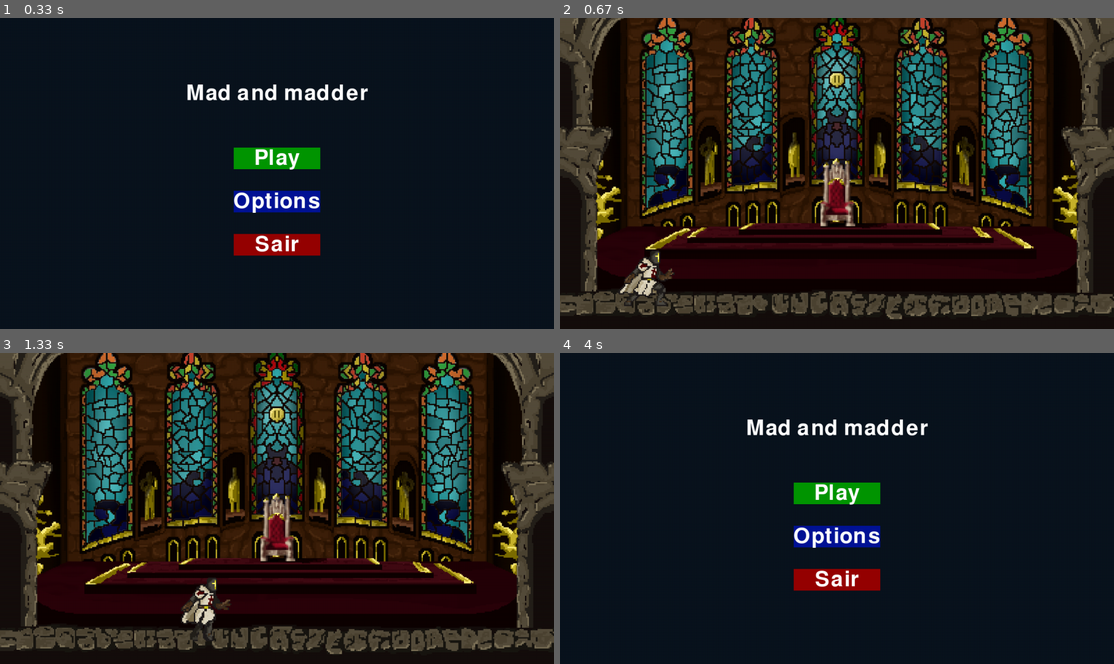
Above: before the commit, frames 1-4 (two rows, left to right).
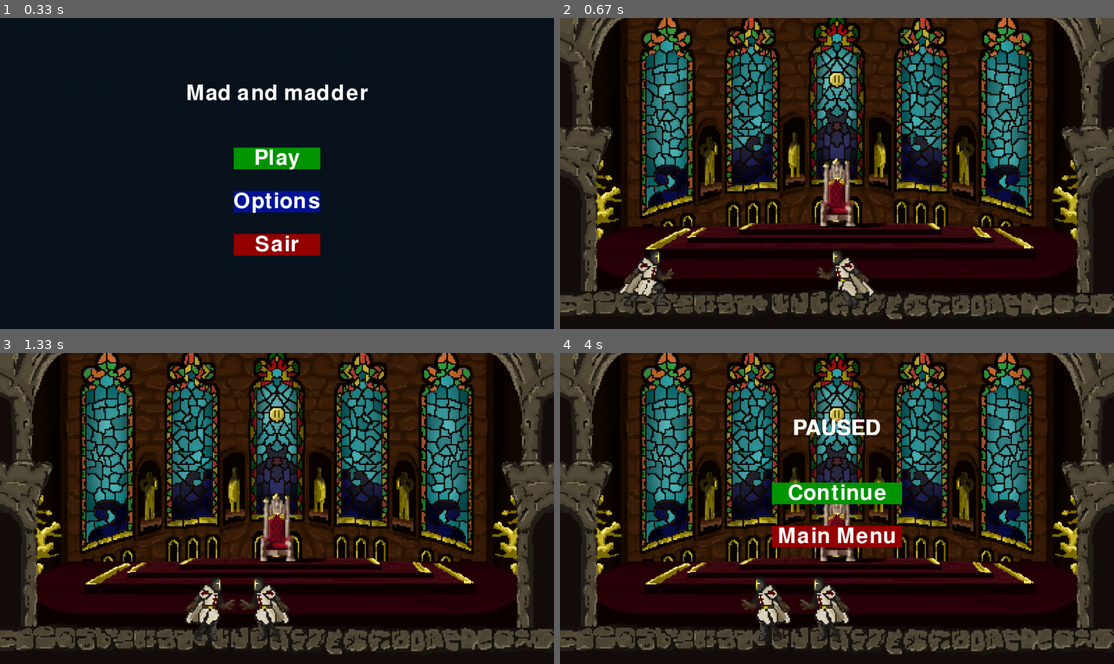
Above: after the commit, the same moments.

Repository: edudolivs/Pygame_IP
Game: pygame game, started from main.py
Same seed, same stepped clock (60 frames per second), same inputs: the game is played once before the commit and once after it.
Inputs (mouse positions are in pixels of both pictures, inside the frame that each line leads up to):
- Up to frame 1 (0.33 s): no input
- Up to frame 2 (0.67 s): click "Play" at 0.38 s
- Up to frame 3 (1.33 s): hold K 0.67-1.13 s; hold D 0.67-1.13 s; hold D from 1.17 s (still down); tap J at 1.23 s
- Up to frame 4 (4 s): tap J at 1.53, 1.73, 2.07, 2.37, 2.57, 2.87, 3.13, 3.43, 3.57 s; release D at 1.63 s; hold W 1.67-1.97 s; hold D 2-2.47 s; tap K at 2.15, 3.65 s; hold A 2.5-3.03 s; hold A 3.07-3.47 s; hold Esc 3.5-3.87 s; hold W 3.5-3.87 s; click (903, 536) at 3.95 s

Frame 1 is identical in both runs. In frame 2, 0.7% of the frame differs, in the area x 46-57%, y 74-93%; in frame 3, 1.6%; in frame 4, 83%, in the area x 0-100%, y 0-97%.

Commit message:
Add boss basic movement.

Diff:
--- a/main.py
+++ b/main.py
@@ -1,59 +1,56 @@
 import pygame
-import random
-from scripts import entity, util, menu
+from scripts import entity, util,action, menu
 
 def game_loop(screen, clock, ASSETS):
-    player = entity.get_player(ASSETS, (100, 475), (64, 64))
-    movement = [False, False]
-    running = True
+    player = entity.get_player(ASSETS, (100, 475), (192, 192))
+    boss = entity.get_boss(ASSETS, (600, 475), (192, 192))
 
-    while running:
+    choice = 'play'
+    while choice == 'play':
 
         screen.blit(ASSETS["imgs"]['environment']['background'], (0,0))
         screen.blit(ASSETS["imgs"]['environment']['floor'], (0, 0))
 
-        entity.update_player(player, (movement[1] - movement[0], 0))
-        entity.render_entity(player, screen)
+        entity.update_boss(boss, player)
+        entity.update_player(player)
+
+        entity.render_entity(boss, screen)
+        entity.render_player(player, screen)
 
         for event in pygame.event.get():
             if event.type == pygame.QUIT:
-                running = False
+                choice = 'quit'
 
-                quit()
             if event.type == pygame.KEYDOWN:
                 if event.key == pygame.K_a:
-                    movement[0] = True
+                    player['mov'][0] = True
                 if event.key == pygame.K_d:
-
-                    movement[1] = True
+                    player['mov'][1] = True
                 if event.key == pygame.K_w and player['on_ground']:
-                    entity.jump(player)
+                    action.jump(player)
                 if event.key == pygame.K_j and player['on_ground']:
-                    entity.attk(player)
+                    action.attk(player)
                 if event.key == pygame.K_k and player['on_ground']:
-                    entity.roll(player)
+                    action.roll(player)
                 if event.key == pygame.K_l and player['on_ground']:
-                    entity.pray(player)
+                    action.pray(player)
 
                 if event.key == pygame.K_ESCAPE:
+                    player['mov'] = [0,0]
                     choice = menu.pause_menu(screen, clock)
-                    if choice == "main_menu":
-                        return "main_menu"
-                    if choice == "quit_game":
-                        return "quit"
 
             if event.type == pygame.KEYUP:
                 if event.key == pygame.K_a:
-                    movement[0] = False
+                    player['mov'][0] = False
                 if event.key == pygame.K_d:
-                    movement[1] = False
+                    player['mov'][1] = False
                 if event.key == pygame.K_l and player['action'] == 'pray':
                     player['action'] = 'idle'
 
         pygame.display.flip()
         clock.tick(30)
 
-    return "main_menu"
+    return choice
 
 def main():
     pygame.init()
@@ -67,12 +64,18 @@
                 'background': pygame.image.load('data/imgs/environment/background.png')
             },
             'player':{
-                'walk': (util.list_frames('player', 'walk'), 5, True),
-                'idle': (util.list_frames('player', 'idle'), 5, True),
-                'jump': (util.list_frames('player', 'jump'), 5, True),
-                'roll': (util.list_frames('player', 'roll'), 3, False),
-                'attk': (util.list_frames('player', 'attk'), 10, False),
-                'pray': (util.list_frames('player', 'pray'), 30, False)
+                'walk': (util.list_frames('player', 'walk'), 5, None),
+                'idle': (util.list_frames('player', 'idle'), 5, None),
+                'jump': (util.list_frames('player', 'jump'), 5, None),
+                'roll': (util.list_frames('player', 'roll'), 3, action.idle),
+                'attk': (util.list_frames('player', 'attk'), 10, action.idle),
+                'pray': (util.list_frames('player', 'pray'), 30, action.end_pray)
+            },
+            'boss':{
+                'walk': (util.list_frames('boss', 'walk'), 10, action.idle),
+                'idle': (util.list_frames('boss', 'idle'), 5, action.idle),
+                'attk': (util.list_frames('player', 'attk'), 30, action.boss_attk),
+                'cool': (util.list_frames('player', 'pray'), 30, action.idle),
             },
             "window": {
                 "icon": pygame.image.load("data/imgs/window/icon.png")
@@ -93,7 +96,7 @@
         choice = menu.main_menu(screen, clock)
 
         if choice == 'play':
-            game_loop(screen, clock, ASSETS)
+            choice = game_loop(screen, clock, ASSETS)
 
         if choice == 'options':
             pass
--- /dev/null
+++ b/scripts/action.py
@@ -0,0 +1,37 @@
+import pygame
+import random
+
+
+def idle(entity):
+    entity['action'] = 'idle'
+    entity['vel'] = [0, 0]
+
+def jump(entity):
+    entity['on_ground'] = False
+    entity['action'] = 'jump'
+    entity['vel'][1] = -50
+
+
+def attk(entity):
+    entity['on_ground'] = False
+    entity['blessed'] = False
+    entity['action'] = 'attk'
+
+def roll(entity):
+    entity['on_ground'] = False
+    entity['action'] = 'roll'
+
+def pray(entity):
+    entity['on_ground'] = False
+    entity['action'] = 'pray'
+
+def end_pray(entity):
+    entity['blessed'] = True
+
+def boss_attk(boss):
+    boss['attk_count'] = boss['attk_count'] - 1
+    if boss['attk_count'] == 0:
+        boss['action'] = 'cool'
+        boss['attk_count'] = random.randint(5,8)
+    else:
+        idle(boss)
--- a/scripts/entity.py
+++ b/scripts/entity.py
@@ -1,8 +1,10 @@
 import pygame
+from scripts import action
 from scripts.util import get_frame, get_animation
+import random
 
-def get_entity(assets, type: str, pos: list | tuple, size: tuple) -> dict:
-    return {
+def get_entity(assets, type, pos, size):
+    entity = {
         'assets': assets,
         'type': type,
         'pos': list(pos),
@@ -10,79 +12,106 @@
         'vel': [0,0],
         'action': 'idle',
         'side': 1,
-        'on_ground': False
+        'on_ground': True,
+        'base_speed': 1
     }
+    entity['animation'] = get_animation(entity)
+    return entity
 
 def get_player(assets, pos, size):
     player = get_entity(assets, 'player', pos, size)
     player.update(
         {
-            'animation': get_animation(player, 10)
+            'mov': [False, False],
+            'blessed': False,
+            'base_speed': 10
         }
     )
     return player
 
+def get_boss(assets, pos, size):
+    boss = get_entity(assets, 'boss', pos, size)
+    boss.update(
+        {
+            'base_speed': 5,
+            'attk_count': 5
+        }
+    )
+    return boss
+
 def get_rect(entity):
     return pygame.Rect(*entity['pos'], *entity['size'])
 
-def update_entity(entity, movement=(0, 0)) -> None:
+def update_entity(entity, movement = 0):
 
-    frame_movement = (entity['vel'][0] + movement[0], entity['vel'][1] + movement[1])
+    frame_movement = (entity['vel'][0] + movement, entity['vel'][1])
 
-    if entity['on_ground']:
-        if frame_movement[0]:
-            entity['action'] = 'walk'
-        else:
-            entity['action'] = 'idle'
+    animation = entity['animation']
+    if animation['effect'] and animation['tick'] == animation['len'] - 1:
+        animation['effect'](entity)
 
-    entity['pos'][0] += frame_movement[0]*10
+    entity['pos'][0] += frame_movement[0] * entity['base_speed']
     entity['pos'][1] += frame_movement[1]
 
 
-def update_player(entity, movement=(0, 0)) -> None:
+def update_player(player):
 
-    if entity['action'] == 'roll':
-        entity['vel'][0] = entity['side']*2
-        movement = (0, 0)
-    elif entity['action'] == 'attk' or entity['action'] == 'pray':
-        movement = (0, 0)
+    movement = player['mov'][1] - player['mov'][0]
+
+    if player['action'] == 'roll':
+        player['vel'][0] = player['side'] * 2
+        movement = 0
+    elif player['action'] == 'attk' or player['action'] == 'pray':
+        movement = 0
     else:
-        entity['vel'][0] = 0
-        entity['vel'][1] += 5
+        player['vel'][0] = 0
+        player['vel'][1] += 5
 
-    update_entity(entity, movement)
+    update_entity(player, movement)
 
-    if entity['side'] != movement[0] and movement[0] != 0:
-        entity['side'] = movement[0]
+    if player['pos'][0] > 1150:
+        player['pos'][0] = 1150
+    if player['pos'][0] < -60:
+        player['pos'][0] = -60
+    if player['pos'][1] > 475:
+        player['pos'][1] = 475
+        player['vel'][1] = 0
+        player['on_ground'] = True
 
-    if entity['pos'][0] > 1150:
-        entity['pos'][0] = 1150
-    if entity['pos'][0] < -60:
-        entity['pos'][0] = -60
-    if entity['pos'][1] > 475:
-        entity['pos'][1] = 475
-        entity['vel'][1] = 0
-        entity['on_ground'] = True
+    if player['on_ground']:
+        if movement:
+            player['action'] = 'walk'
+        else:
+            player['action'] = 'idle'
 
+    if player['side'] == -movement:
+        player['side'] *= -1
 
-def render_entity(entity: dict, surface: pygame.Surface) -> None:
-    surface.blit(pygame.transform.flip(get_frame(entity), not bool(entity['side'] + 1), False), entity['pos'])
+def update_boss(boss, player):
 
+    dist = player['pos'][0] - boss['pos'][0]
 
-def jump(entity):
-    entity['on_ground'] = False
-    entity['action'] = 'jump'
-    entity['vel'][1] = -50
+    if boss['action'] == 'idle' and dist:
+        boss['side'] = dist/abs(dist)
 
+    if boss['action'] != 'cool':
+        if abs(dist) > 300:
+            if boss['action'] == 'idle':
+                boss['vel'][0] = 0
+                boss['action'] = random.choice(['walk', 'attk'])
+            if boss['action'] == 'walk':
+                boss['vel'][0] = dist/abs(dist)
+        else:
+            boss['vel'] = [0, 0]
+            boss['action'] = random.choice(['attk','attk'])
 
-def attk(entity):
-    entity['on_ground'] = False
-    entity['action'] = 'attk'
+    update_entity(boss)
 
-def roll(entity):
-    entity['on_ground'] = False
-    entity['action'] = 'roll'
+def render_entity(entity, surface):
+    surface.blit(pygame.transform.flip(get_frame(entity), bool(entity['side'] - 1), False), entity['pos'])
 
-def pray(entity):
-    entity['on_ground'] = False
-    entity['action'] = 'pray'
+def render_player(player, surface):
+    if player['blessed'] == True:
+        center = (player['pos'][0] + player['size'][0] // 2, player['pos'][1] + player['size'][1] // 2 + 25)
+        pygame.draw.circle(surface, 'light yellow', center, 64)
+    render_entity(player, surface)
--- a/scripts/menu.py
+++ b/scripts/menu.py
@@ -55,17 +55,17 @@
     while choice is None:
         for event in pygame.event.get():
             if event.type == pygame.QUIT:
-                return "quit_game"
+                choice = "quit"
 
             if event.type == pygame.KEYDOWN:
                 if event.key == pygame.K_ESCAPE:
-                    return "resume"
+                    choice = "play"
 
             if event.type == pygame.MOUSEBUTTONDOWN:
                 if resume_button.collidepoint(event.pos):
-                    return "resume"
+                    choice = "play"
                 if main_menu_button.collidepoint(event.pos):
-                    return "main_menu"
+                    choice = "main_menu"
 
         screen.blit(overlay, (0, 0))
 
@@ -82,3 +82,5 @@
 
         pygame.display.flip()
         clock.tick(30)
+
+    return choice
--- a/scripts/util.py
+++ b/scripts/util.py
@@ -19,33 +19,26 @@
     return imgs
 
 
-def get_animation(entity: dict, frame_duration: int, loop: bool = True) -> dict:
+def get_animation(entity):
         asset = entity['assets']["imgs"][entity['type']][entity['action']]
         return {
-            'imgs': asset[0],
-            'frame': 0,
+            'frames': asset[0],
+            'tick': 0,
             'duration': asset[1],
             'len': len(asset[0]) * asset[1],
             'action': entity['action'],
-            'loop': asset[2]
+            'effect': asset[2]
         }
 
 def get_frame(entity) -> pygame.Surface:
     if entity['action'] != entity['animation']['action']:
-        entity['animation'] = get_animation(entity, 5)
+        entity['animation'] = get_animation(entity)
     animation = entity['animation']
 
-    if animation['loop']:
-        frame = animation['frame'] % animation['len']
-        frame = frame // animation['duration']
-        animation['frame'] = (animation['frame'] + 1) % animation['len']
-        return animation['imgs'][frame]
-    else:
-         if animation['frame'] == animation['len'] - 2:
-              entity['action'] = 'idle'
-         animation['frame'] += 1
-         frame = animation['frame'] // animation['duration']
-         return animation['imgs'][frame]
+    tick = animation['tick'] // animation['duration']
+    animation['tick'] = (animation['tick'] + 1) % animation['len']
+    print(animation['action'], tick) if entity['type'] == 'boss' else None
+    return animation['frames'][tick]
 
 def sound(actor, event):
      pass
Binary file added: data/imgs/boss/idle/0.png
Binary file added: data/imgs/boss/idle/1.png
Binary file added: data/imgs/boss/idle/2.png
Binary file added: data/imgs/boss/idle/3.png
Binary file added: data/imgs/boss/idle/4.png
Binary file added: data/imgs/boss/walk/0.png
Binary file added: data/imgs/boss/walk/1.png
Binary file added: data/imgs/boss/walk/2.png
Binary file added: data/imgs/boss/walk/3.png
Binary file added: data/imgs/boss/walk/4.png
Binary file added: data/imgs/boss/walk/5.png
